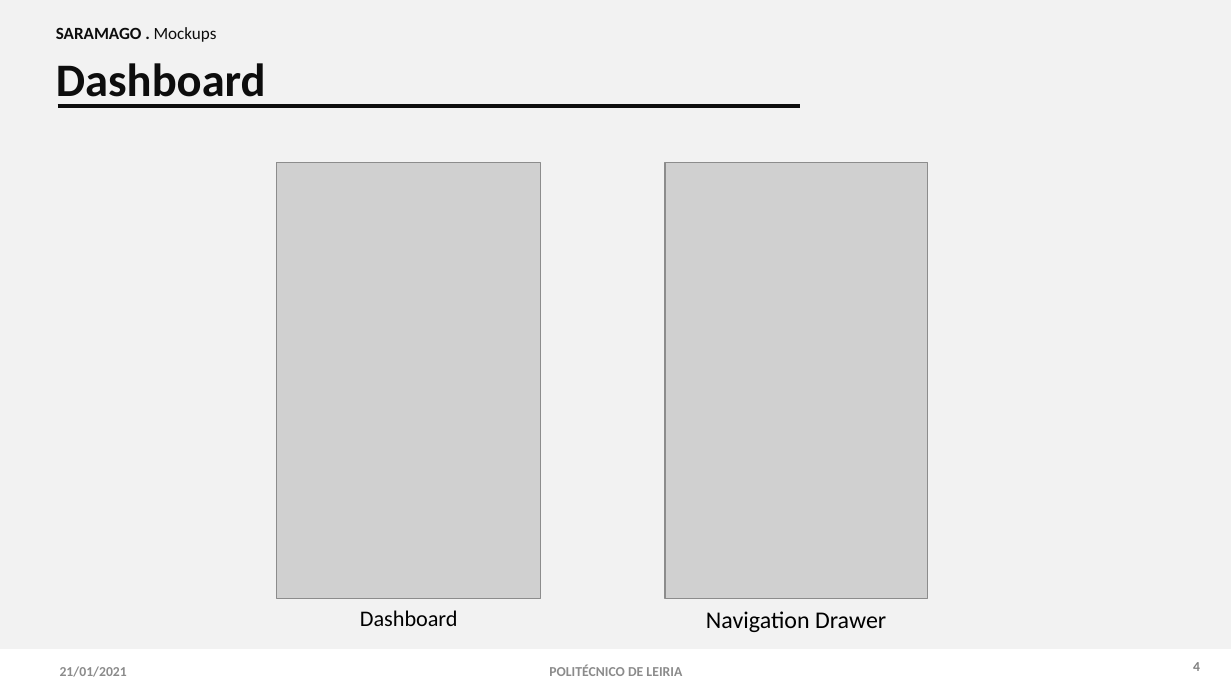
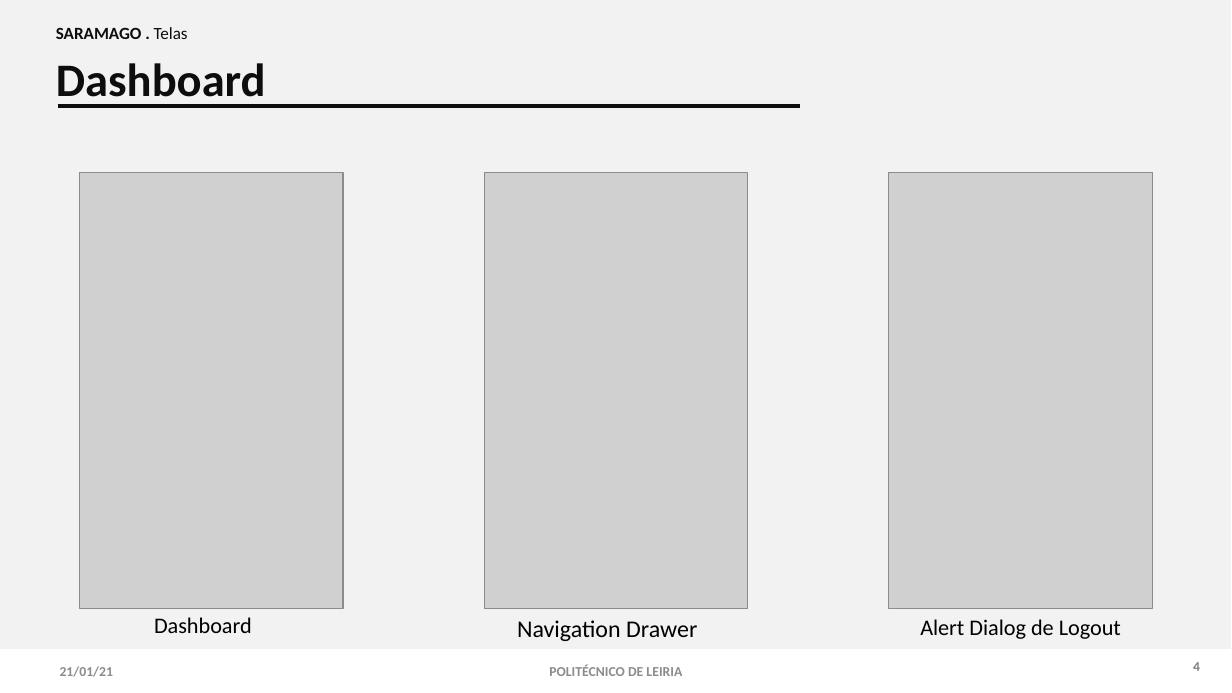
Before and after one commit to 2180622/IPL_PSI_ProjetoFinal_SARAMAGO, a slide deck: slide 5 of Documentacao/Android/IPL_AMSI_Relatorio.pptx. Drawn at 1232x693 pixels with LibreOffice and Linux fonts; fonts in the diff are those of the drawing; grey boxes stand for pictures. Boxes give left, top, right and bottom in pixels: in the first picture for what was removed or moved away, otherwise in the second. Text is boxed around its words. In the diff, an @@ line names an element or a change of style, - is before the commit and + after.

```diff
--- a/Documentacao/Android/IPL_AMSI_Relatorio.pptx
+++ b/Documentacao/Android/IPL_AMSI_Relatorio.pptx
@@ text at [56, 27, 188, 39]: text changed @@
-SARAMAGO . Mockups
+SARAMAGO . Telas
@@ picture: place and size @@
-picture at [277, 163, 541, 599]
+picture at [80, 172, 344, 609]
@@ picture: place and size @@
-picture at [665, 163, 928, 599]
+picture at [484, 172, 747, 609]
@@ picture added at [888, 172, 1152, 609] @@
@@ text "Dashboard": place and size @@
-text "Dashboard" at [360, 610, 458, 626]
+text "Dashboard" at [154, 617, 252, 633]
@@ text "Navigation Drawer": place and size @@
-text "Navigation Drawer" at [706, 611, 886, 632]
+text "Navigation Drawer" at [517, 620, 697, 641]
@@ text added at [920, 619, 1121, 639], 13 pt, text #000000 @@
+Alert Dialog de Logout
@@ text at [60, 666, 113, 677]: text changed @@
-21/01/2021
+21/01/21
```
Also in this commit, not shown: 10 other slides changed, 1 slide removed.
